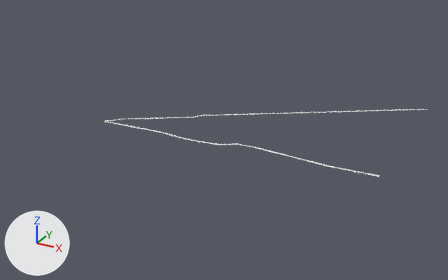
Renders of the glTF model world/water/w_-51_-21.glb from each side of a commit.
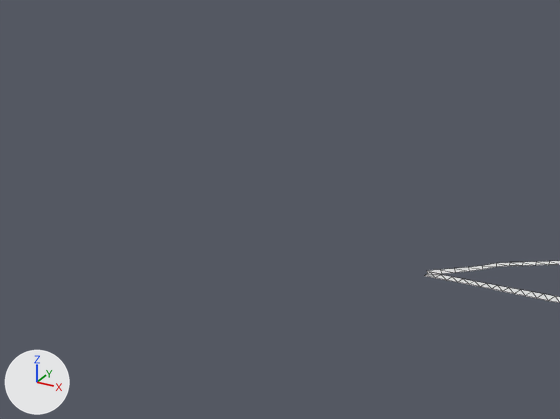
There are two pictures of each version: one whole from a 50 mm camera at (-12728.0, 4829.0, 365.0) aimed at (-12921.0, 5179.0, 190.0), one close up on the part from 3% to 30% of the width and 22% to 54% of the height. Arrows for +X, +Y and +Z are at lower left; the lights stay in place. The older version's two pictures come first. The close-ups show mesh edges as thin lines. Materials are left out; every surface is plain grey.

The first close-up shows 'eau'.
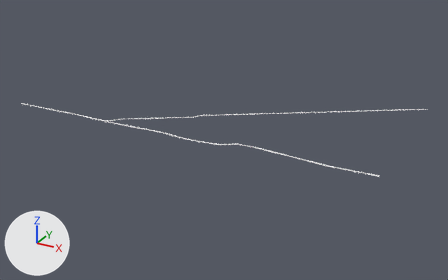
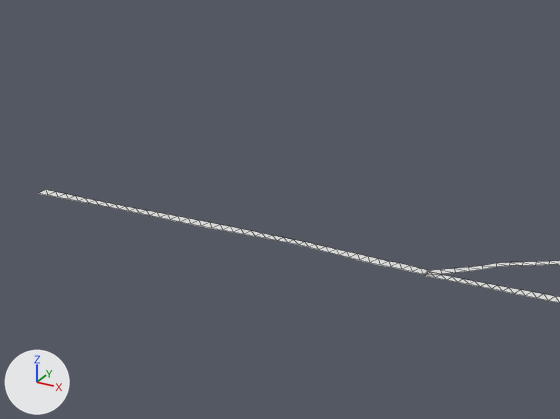
Boxes (x1, y1, x2, y2) around the edits, measured in the close-ups (560 x 419 px):
'eau', reshaped: before (425, 261, 560, 303); after (38, 190, 560, 303)
part 1 of me_eau, built on: before (425, 270, 441, 278); after (38, 190, 433, 277)

The edits, one by one:
me_eau is used by ob_eau; location (0.0, 0.0, 0.0).
me_eau had 421 vertices, 417 faces and spanned x -12983.0..-12799.0, y 5125.0..5248.0, z 211.0..212.0.
me_eau now has 497 vertices, 491 faces and spans x -13056.0..-12799.0, y 5124.0..5248.0, z 211.0..212.0.
Part 1, on me_eau:
4 faces are deleted.
76 vertices are added at x -13056.0..-12983.0, y 5124.0..5127.0, z 211.0.
78 new faces join them.
